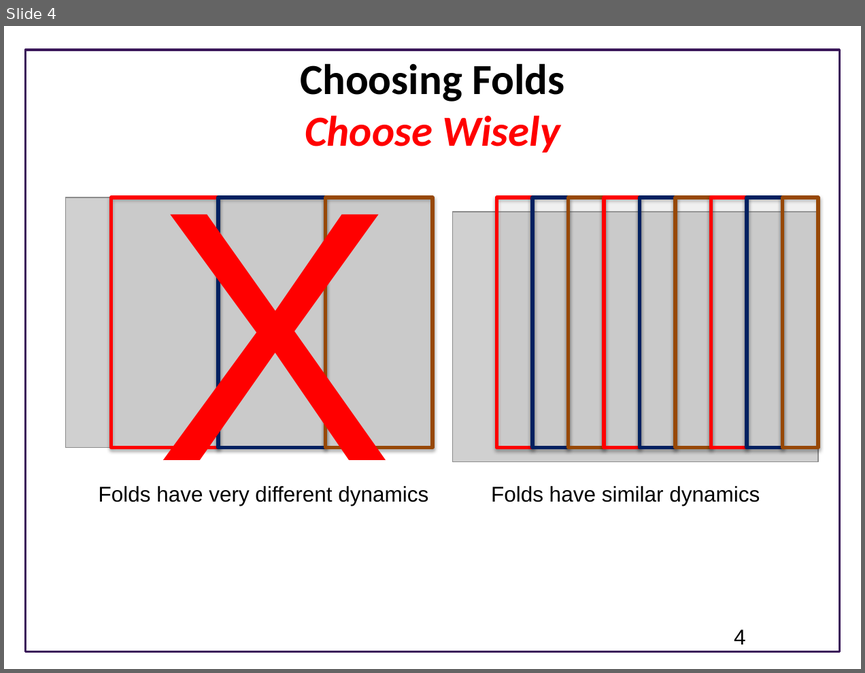
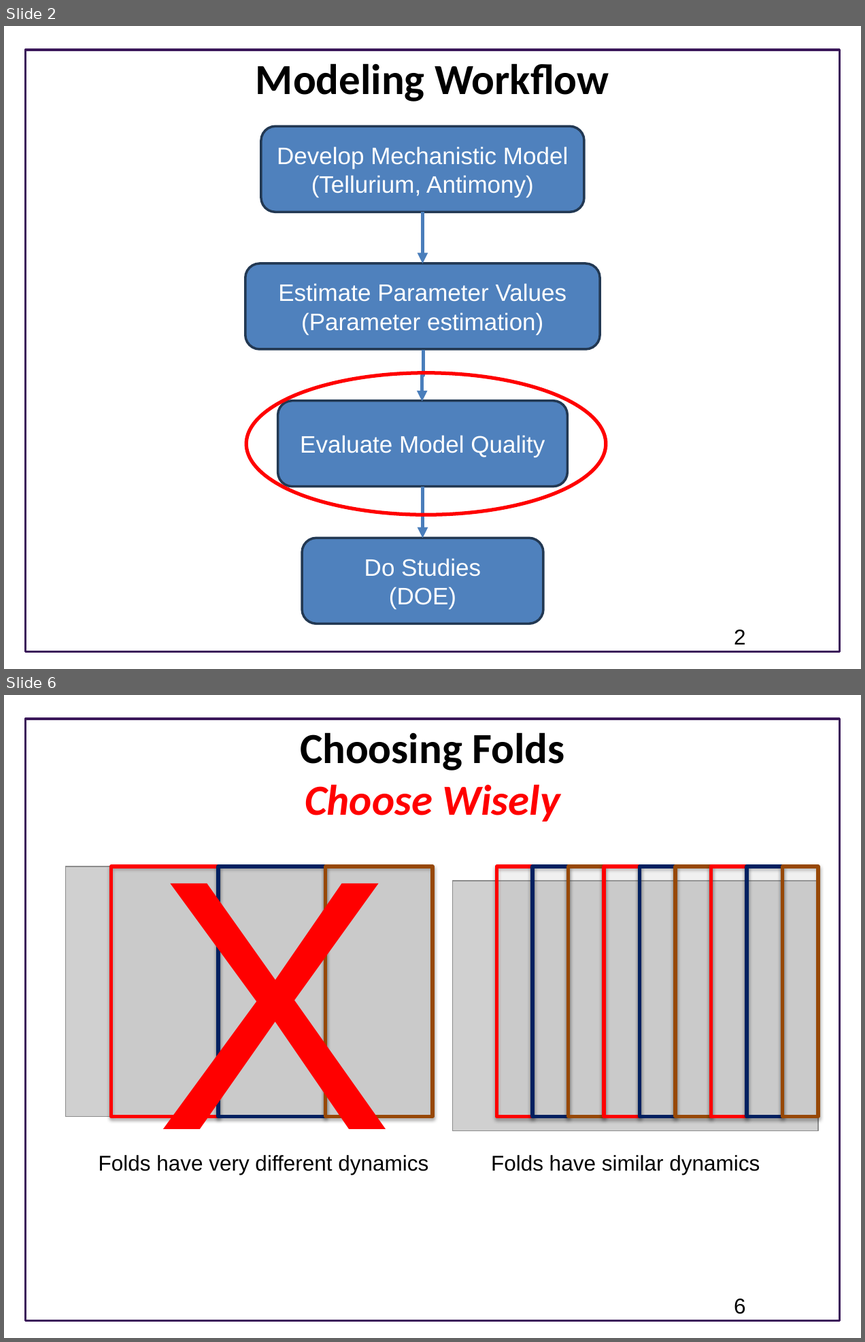
Before and after one commit to ModelEngineering/BIOEN-437, a slide deck: Lectures/Verification-and-Validation/vav_crossvalidation.pptx. Shown one above the other, each under a label of ours: slide 4 before the commit, slides 2 and 6 after it; the slides between them are not shown. The pictures are 865x673 and 865x1342 pixels, drawn with LibreOffice and Linux fonts; fonts in the diff are those of the drawing; grey boxes stand for pictures; background and template pictures are left out. Boxes give left, top, right and bottom in pixels: in the first picture for what was removed or moved away, otherwise in the second. Text is boxed around its words. In the diff, an @@ line names an element or a change of style, - is before the commit and + after.

```diff
--- a/Lectures/Verification-and-Validation/vav_crossvalidation.pptx
+++ b/Lectures/Verification-and-Validation/vav_crossvalidation.pptx
@@ slide 2 added at bbox=[4, 26, 861, 669], background #FFFFFF; not listed: 1 template element that a slide beside it also shows @@
@@ title added at bbox=[256, 63, 609, 101], 36 pt, text #000000, bold @@
+Modeling Workflow
@@ rounded rectangle added at bbox=[261, 126, 584, 212], fill #4F81BD, outline #233953 2 pt, 20 pt, text #FFFFFF @@
+Develop Mechanistic Model
+(Tellurium, Antimony)
@@ elbow arrow added from (423, 212) to (423, 263), #4B7EBC 3 pt @@
@@ rounded rectangle added at bbox=[245, 263, 600, 349], fill #4F81BD, outline #233953 2 pt, 20 pt, text #FFFFFF @@
+Estimate Parameter Values
+(Parameter estimation)
@@ elbow arrow added from (423, 350) to (422, 401), #4B7EBC 3 pt @@
@@ ellipse added at bbox=[247, 373, 606, 515], outline #FF0000 3 pt @@
@@ rounded rectangle added at bbox=[278, 401, 568, 486], fill #4F81BD, outline #233953 2 pt, 20 pt, text #FFFFFF @@
+Evaluate Model Quality
@@ elbow arrow added from (423, 486) to (423, 537), #4B7EBC 3 pt @@
@@ rounded rectangle added at bbox=[302, 537, 544, 623], fill #4F81BD, outline #233953 2 pt, 20 pt, text #FFFFFF @@
+Do Studies
+(DOE)
@@ page number added at bbox=[734, 629, 746, 644], 18 pt, text #000000 @@
+2
@@ what was slide 4 is now slide 6 @@
@@ page number at bbox=[734, 1298, 746, 1314]: text changed @@
-4
+6
```
Also in this commit, not shown: 3 slides changed, 1 other slide added.
